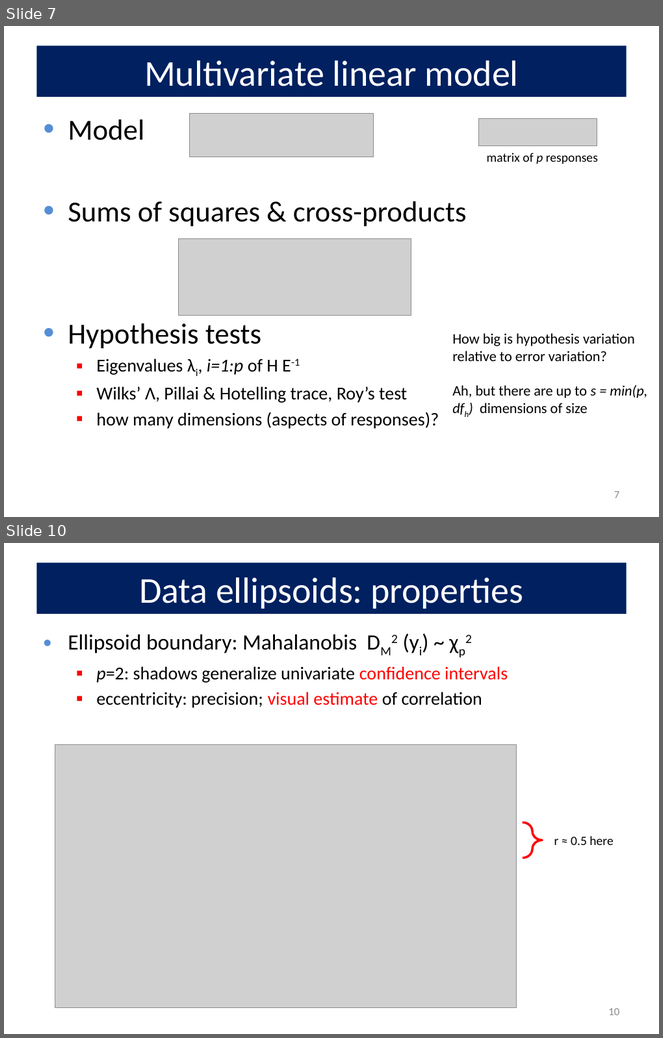
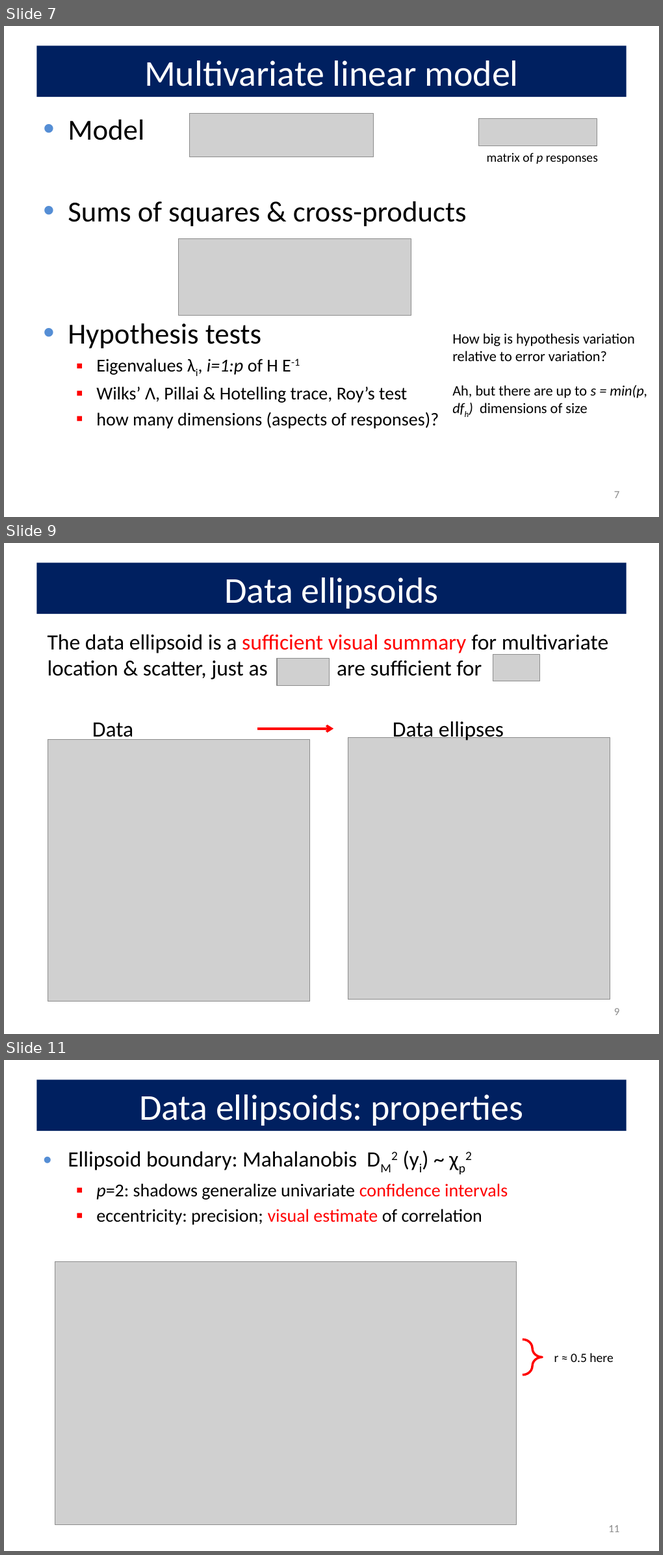
Before and after one commit to friendly/VisMLM-course, a slide deck: lectures/lecture2.pptx. Shown one above the other, each under a label of ours: slides 7 and 10 before the commit, slides 7, 9 and 11 after it; the slides between them are not shown. The pictures are 663x1038 and 663x1555 pixels, drawn with LibreOffice and Linux fonts; fonts in the diff are those of the drawing; grey boxes stand for pictures. Boxes give left, top, right and bottom in pixels: in the first picture for what was removed or moved away, otherwise in the second. Text is boxed around its words. In the diff, an @@ line names an element or a change of style, - is before the commit and + after.

```diff
--- a/lectures/lecture2.pptx
+++ b/lectures/lecture2.pptx
@@ slide 9 added at [4,543,659,1034], background #FFFFFF @@
@@ title added at [36,563,627,614], fill #002060, 40 pt, text #FFFFFF @@
+Data ellipsoids
@@ text added at [48,634,608,679], 24 pt, text #000000 @@
+The data ellipsoid is a sufficient visual summary for multivariate location & scatter, just as are sufficient for
@@ picture added at [277,658,329,685] @@
@@ picture added at [493,654,540,681] @@
@@ text added at [92,722,133,743], 24 pt, text #000000 @@
+Data
@@ arrow added from (257, 729) to (334, 729), #FF0000 2.5 pt @@
@@ picture added at [348,737,610,1000] @@
@@ text added at [393,721,504,743], 24 pt, text #000000 @@
+Data ellipses
@@ picture added at [48,739,310,1002] @@
@@ page number added at [614,1008,620,1016], 12 pt, text #8C8C8C @@
+9
@@ what was slide 10 is now slide 11 @@
@@ page number at [608,1525,620,1533]: text changed @@
-10
+11
```
Also in this commit, not shown: 5 slides changed, 2 other slides added, 10 other files.
